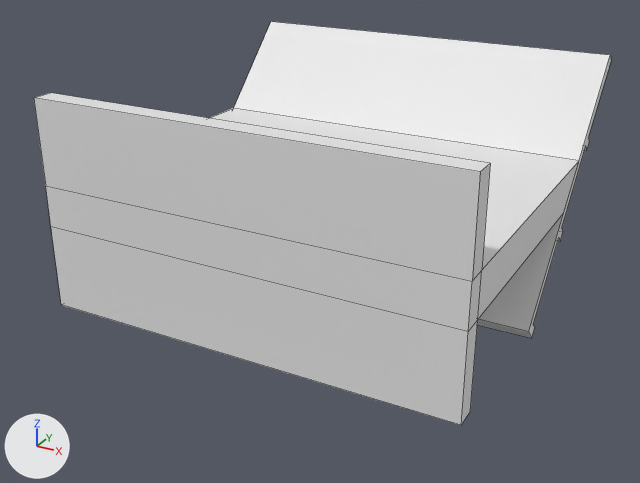
The Blender file Assets/Models/geek shop models.blend as it was, and as the next commit left it.
Before and after are seen from a 50 mm lens placed at (2.81, -4.02, 2.2), pointed at (-0.07, 1.22, -0.43). The lights are fixed; the arrows at lower left show +X, +Y and +Z. Mesh edges are drawn as thin lines. The same objects are shown in both versions, whatever each file hides.

Before the edit, the objects in view are built like this:
```python
me_cube_001 = bpy.data.meshes.new('Cube.001')
me_cube_001.from_pydata(...)  # 48 vertices, 33 faces; spans x -1.5..1.5, y 0.0..2.95, z -0.9..0.8
# before: 0 (1.5, 0.0, -0.75) at pixel (461, 425), 1 (1.5, 0.15, -0.75) at pixel (470, 411), 4 (-1.5, 0.0, -0.75) at pixel (61, 304), 5 (-1.5, 0.15, -0.75)
# before: 2 (1.5, 0.0, 0.75) at pixel (480, 171), 3 (1.5, 0.15, 0.75) at pixel (490, 163), 6 (-1.5, 0.0, 0.75) at pixel (33, 97), 7 (-1.5, 0.15, 0.75) at pixel (50, 92)
ob_cube = bpy.data.objects.new('Cube', me_cube_001)
ob_cube.location = (0.0, 0.0, 0.0)
```
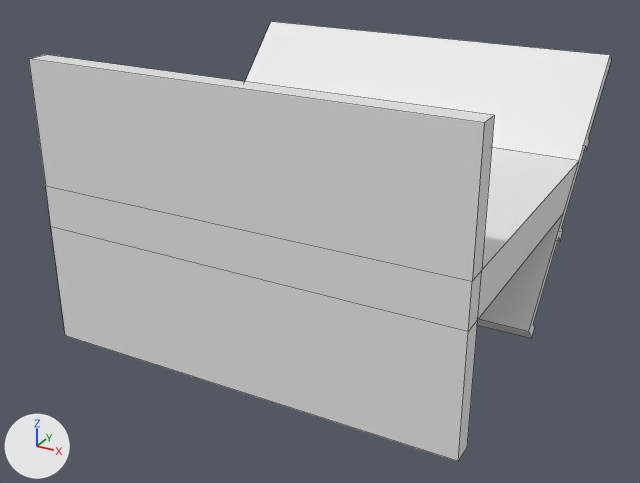
What differs and where, as boxes [x1, y1, x2, y2] in the pictures (640 x 483 px; the box of a moved part takes in the faces that stretch with it):
'Cube', reshaped (9% taller)
    before: [34, 22, 611, 425]
    after: [29, 22, 611, 461]
part 1 of me_cube_001, moved or reshaped
    before: [51, 227, 478, 425]
    after: [51, 227, 478, 461]
part 2 of me_cube_001, moved or reshaped
    before: [34, 93, 490, 281]
    after: [29, 55, 494, 281]

The edits, one by one:
me_cube_001 has 48 vertices, 33 faces and spans x -1.5..1.5, y 0.0..2.95, z -0.9..0.8.
me_cube_001 is used by ob_cube; location (0.0, 0.0, 0.0).
Part 1, on me_cube_001:
Vertices 0, 1, 4, 5 of me_cube_001 move by (0.0, 0.0, -0.25).
Part 2, on me_cube_001:
Vertices 2, 3, 6, 7 of me_cube_001 move by (0.0, 0.0, 0.25).
